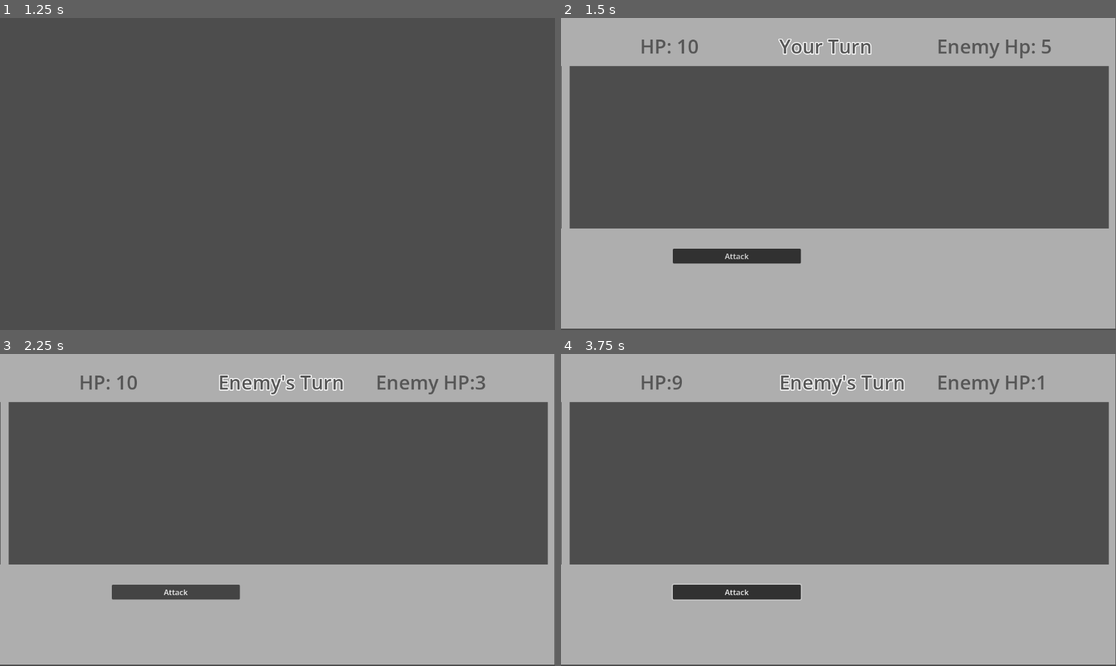
Above: before the commit, frames 1-4 (two rows, left to right).
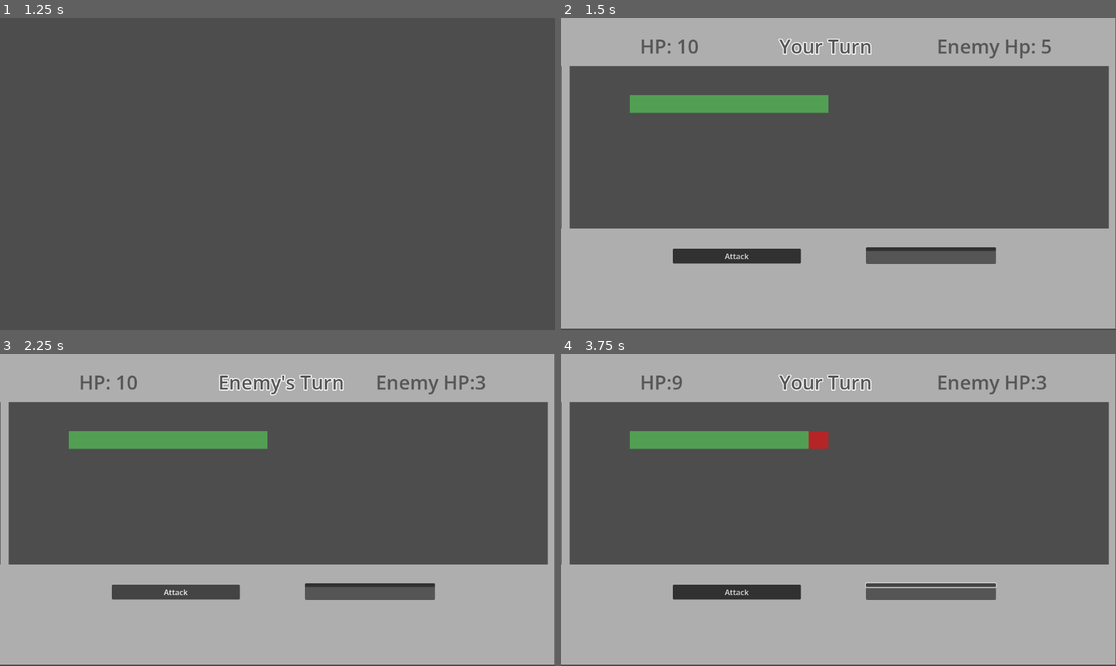
Above: after the commit, the same moments.

Repository: harrilo-boop/Final-design
Game: Godot game, scene res://scenes/Town.tscn
Same seed, same stepped clock (60 frames per second), same inputs: the game is played once before the commit and once after it. This scene is started directly instead of the project's main scene.
Inputs (mouse positions are in pixels of both pictures, inside the frame that each line leads up to):
- Up to frame 1 (1.25 s): tap Enter at 0.5 s; hold D (ui_right) from 0.53 s (still down); tap E (ui_interact) at 0.6 s
- Up to frame 2 (1.5 s): tap Space at 1.25 s; release D (ui_right) at 1.28 s; hold S (ui_down) from 1.28 s (still down); tap E (ui_interact) at 1.35 s
- Up to frame 3 (2.25 s): release S (ui_down) at 2 s; click "Attack" at 2 s
- Up to frame 4 (3.75 s): click (932, 584) at 2.77 s; tap Enter at 3.5 s; hold D (ui_right) from 3.53 s (still down); tap E (ui_interact) at 3.6 s

Frame 1 is identical in both runs. In frame 2, 3.3% of the frame differs, in the area x 12-79%, y 24-79%; in frame 3, 3.3%; in frame 4, 4.1%, in the area x 12-88%, y 6-80%.
Error before the commit: Invalid assignment of property or key 'max_hp' with value of type 'int' on a base object of type 'Node (global.gd)'. (res://script/battle.gd:25)

Commit message:
making battle system improve

Diff:
--- a/final-project/project.godot
+++ b/final-project/project.godot
@@ -59,6 +59,11 @@
 "events": [Object(InputEventKey,"resource_local_to_scene":false,"resource_name":"","device":-1,"window_id":0,"alt_press …(192 unchanged characters)…
 ]
 }
+ui_pause={
+"deadzone": 0.2,
+"events": [Object(InputEventKey,"resource_local_to_scene":false,"resource_name":"","device":-1,"window_id":0,"alt_pressed":false,"shift_pressed":false,"ctrl_pressed":false,"meta_pressed":false,"pressed":false,"keycode":0,"physical_keycode":4194305,"key_label":0,"unicode":0,"location":0,"echo":false,"script":null)
+]
+}
 
 [physics]
 
--- a/final-project/scenes/In_battle.tscn
+++ b/final-project/scenes/In_battle.tscn
@@ -12,12 +12,19 @@
 font_size = 40
 font_color = Color(0.3372549, 0.3372549, 0.3372549, 1)
 
-[node name="Node2D" type="Node2D" unique_id=1501097680 node_paths=PackedStringArray("turn_label", "hp_ui", "enemy_ui", "change_turn")]
+[sub_resource type="StyleBoxFlat" id="StyleBoxFlat_a7cga"]
+bg_color = Color(0.70980394, 0.14117648, 0.15294118, 1)
+
+[sub_resource type="StyleBoxFlat" id="StyleBoxFlat_vqpje"]
+bg_color = Color(0.3215886, 0.6243723, 0.32544625, 1)
+
+[node name="Node2D" type="Node2D" unique_id=1501097680 node_paths=PackedStringArray("turn_label", "hp_ui", "enemy_ui", "change_turn", "player_bar")]
 script = ExtResource("1_acoj8")
 turn_label = NodePath("CanvasLayer/Turn_label")
 hp_ui = NodePath("CanvasLayer/Playerhp_label")
 enemy_ui = NodePath("CanvasLayer/Enemyhp_label")
 change_turn = NodePath("Change_turn")
+player_bar = NodePath("CanvasLayer/Playerhp")
 
 [node name="Demo1" type="ColorRect" parent="." unique_id=1242858733]
 offset_top = 437.0
@@ -63,6 +70,17 @@
 text = "HP: 10"
 label_settings = SubResource("LabelSettings_a7cga")
 
+[node name="Playerhp" type="ProgressBar" parent="CanvasLayer" unique_id=746096015]
+offset_left = 143.0
+offset_top = 160.0
+offset_right = 555.0
+offset_bottom = 197.0
+theme_override_styles/background = SubResource("StyleBoxFlat_a7cga")
+theme_override_styles/fill = SubResource("StyleBoxFlat_vqpje")
+max_value = 10.0
+step = 1.0
+show_percentage = false
+
 [node name="Enemyhp_label" type="Label" parent="CanvasLayer" unique_id=1139744857]
 offset_left = 780.0
 offset_top = 31.0
@@ -82,23 +100,36 @@
 offset_right = 1153.0
 offset_bottom = 645.0
 
-[node name="PanelContainer" type="PanelContainer" parent="Control" unique_id=1329014679]
+[node name="ATK_button" type="PanelContainer" parent="Control" unique_id=1329014679]
 layout_mode = 0
 offset_left = 231.0
 offset_top = 482.0
 offset_right = 497.0
 offset_bottom = 513.0
 
-[node name="VBoxContainer" type="VBoxContainer" parent="Control/PanelContainer" unique_id=1634632411]
+[node name="VBoxContainer" type="VBoxContainer" parent="Control/ATK_button" unique_id=1634632411]
 layout_mode = 2
 
-[node name="Button" type="Button" parent="Control/PanelContainer/VBoxContainer" unique_id=993049186]
+[node name="Attack" type="Button" parent="Control/ATK_button/VBoxContainer" unique_id=993049186]
 light_mask = 2
 layout_mode = 2
 text = "Attack"
 
+[node name="TECH_button" type="PanelContainer" parent="Control" unique_id=590545330]
+layout_mode = 0
+offset_left = 632.0
+offset_top = 479.0
+offset_right = 902.0
+offset_bottom = 514.0
+
+[node name="VBoxContainer" type="VBoxContainer" parent="Control/TECH_button" unique_id=1166125510]
+layout_mode = 2
+
+[node name="TECH_button" type="Button" parent="Control/TECH_button/VBoxContainer" unique_id=1098732909]
+layout_mode = 2
+
 [node name="Change_turn" type="Timer" parent="." unique_id=1282682776]
 one_shot = true
 
-[connection signal="pressed" from="Control/PanelContainer/VBoxContainer/Button" to="." method="_attack_choose"]
+[connection signal="pressed" from="Control/ATK_button/VBoxContainer/Attack" to="." method="_attack_choose"]
 [connection signal="timeout" from="Change_turn" to="." method="_enemy_turn"]
--- a/final-project/scenes/Town.tscn
+++ b/final-project/scenes/Town.tscn
@@ -21,11 +21,9 @@
 [sub_resource type="RectangleShape2D" id="RectangleShape2D_hgxhk"]
 size = Vector2(85, 109.5)
 
-[node name="Node2D" type="Node2D" unique_id=165869705 node_paths=PackedStringArray("player", "Trade_1", "Trade_2")]
+[node name="Node2D" type="Node2D" unique_id=165869705 node_paths=PackedStringArray("player")]
 script = ExtResource("1_26hdk")
 player = NodePath("player")
-Trade_1 = NodePath("weapon_armor_collision")
-Trade_2 = NodePath("technique_collision")
 
 [node name="Town collisions (Demo)" type="Area2D" parent="." unique_id=636475663]
 
@@ -68,6 +66,7 @@
 debug_color = Color(0.59607846, 0.4509804, 0.8039216, 0.41960785)
 
 [connection signal="body_entered" from="Leave_town" to="." method="_leave_town"]
-[connection signal="area_entered" from="weapon_armor_collision" to="." method="_shop_enter"]
-[connection signal="area_entered" from="technique_collision" to="." method="_shop_enter"]
-[connection signal="area_exited" from="technique_collision" to="." method="_shop_leave"]
+[connection signal="body_entered" from="weapon_armor_collision" to="." method="_WAshop_enter"]
+[connection signal="body_exited" from="weapon_armor_collision" to="." method="_WAshop_leave"]
+[connection signal="body_entered" from="technique_collision" to="." method="_Tshop_enter"]
+[connection signal="body_exited" from="technique_collision" to="." method="_Tshop_leave"]
--- a/final-project/script/battle.gd
+++ b/final-project/script/battle.gd
@@ -8,31 +8,34 @@
 var armour_defend:int = 1
 var enemy_hp: int = 5
 var max_enemy_hp:int = 5
-var enemy_attack:int = 1
-var enemy_defend:int = 0
+var enemy_attack:int = 1 #NOT FINISHED------------
+var enemy_defend:int = 0 #NOT FINISHED--------
 var total_damage_attack:int = 0
-var total_damage_defend:int = 0
+var total_damage_defend:int = 0 #NOT FINISHED-------
 
 @export var turn_label: Label
 @export var hp_ui: Label
 @export var enemy_ui: Label
 @export var change_turn: Timer
+@export var player_bar: ProgressBar
 
 
 # Called when the node enters the scene tree for the first time.
 func _ready() -> void:
 	Global.player_hp = player_hp #connect the autoload data to battle
-	Global.max_hp = max_hp
+	Global.max_player_hp = max_hp
 	Global.weapon_attack = weapon_attack
 	Global.armour_defend = armour_defend
 	Global.enemy_hp = enemy_hp
 	Global.max_enemy_hp = max_enemy_hp
 	Global.enemy_attack = enemy_attack
 	Global.enemy_defend = enemy_defend
+	player_bar.max_value = max_hp
+	player_bar.value = player_hp
 
 func _attack_choose() -> void:
 	if player_turn == true and enemy_turn == false:
-		if enemy_hp > 0: #wait for more steps!!
+		if enemy_hp >= 1: #wait for more steps!!
 			total_damage_attack = weapon_attack - enemy_defend
 			enemy_hp = enemy_hp - total_damage_attack
 			player_turn = false
@@ -40,7 +43,7 @@
 			turn_label.text = "Enemy's Turn"
 			enemy_ui.text = "Enemy HP:" + str(enemy_hp)
 			change_turn.start()
-		else:
+		elif enemy_hp == 0:
 			battle_end()
 
 
@@ -51,11 +54,12 @@
 func _enemy_attack() -> void:
 	if player_hp >= 1:
 		player_hp -= 1
+		player_bar.value = player_hp
 		player_turn = true
 		enemy_turn = false
 		turn_label.text = "Your Turn"
 		hp_ui.text = "HP:" + str(player_hp)
-	else:
+	elif player_hp <= 0:
 		battle_end()
 func player_take_damage() -> void:
 	pass
--- a/final-project/script/global.gd
+++ b/final-project/script/global.gd
@@ -1,19 +1,18 @@
 extends Node
 
 #All Variables for player in game
-var player_hp:int = max(0,10)
+var player_hp:int = 10
 var max_player_hp:int = 10
 
-var player_tp:int = max(0,20)
+var player_tp:int = 20
 var max_tp:int = 20
 
 var current_level:int = 0
-var saved_position: Vector2 = Vector2.ZERO
 
 var weapon_attack:int = 1
 var armour_defend:int = 1
 
-var enemy_hp:int = max(0,5)
+var enemy_hp:int = 5
 var max_enemy_hp:int = 5
 
 var enemy_attack:int = 1
--- a/final-project/script/town.gd
+++ b/final-project/script/town.gd
@@ -4,8 +4,6 @@
 var can_trade_2:bool = false
 
 @export var player: CharacterBody2D
-@export var Trade_1: Area2D
-@export var Trade_2: Area2D
 
 # Called when the node enters the scene tree for the first time.
 func _ready() -> void:
@@ -13,25 +11,27 @@
 
 # Called every frame. 'delta' is the elapsed time since the previous frame.
 func _process(delta: float) -> void:
-	if Input.is_action_just_pressed("ui_interact"):
-		if can_trade_1 == true:
-			print("Weapon & Armor shop opened") #WAIT FOR SHOWING SHOP UI
-		elif can_trade_2 == true:
-			print("Technique shop opened")
+	if can_trade_1 == true and Input.is_action_just_pressed("ui_interact"):
+		print("Weapon & Armor shop opened")
+	elif can_trade_2 == true and Input.is_action_just_pressed("ui_interact"):
+		print("Technique shop opened")
 
 func _leave_town(body: Node2D) -> void:
 	if body is CharacterBody2D:
 		get_tree().call_deferred("change_scene_to_file", "res://scenes/main.tscn")
 
+func _WAshop_enter(body: Node2D) -> void:
+	if body is CharacterBody2D:
+		can_trade_1 = true
 
-func _shop_enter(area: Area2D) -> void:
-	if area == Trade_1:
-		can_trade_1 = true
-	elif area == Trade_2:
+func _WAshop_leave(body: Node2D) -> void:
+	if body is CharacterBody2D:
+		can_trade_1 = false
+
+func _Tshop_enter(body: Node2D) -> void:
+	if body is CharacterBody2D:
 		can_trade_2 = true
 
-
-func _shop_leave(area: Area2D) -> void:
-	if area == Trade_1 or area == Trade_2:
-		can_trade_1 = false
+func _Tshop_leave(body: Node2D) -> void:
+	if body is CharacterBody2D:
 		can_trade_2 = false
